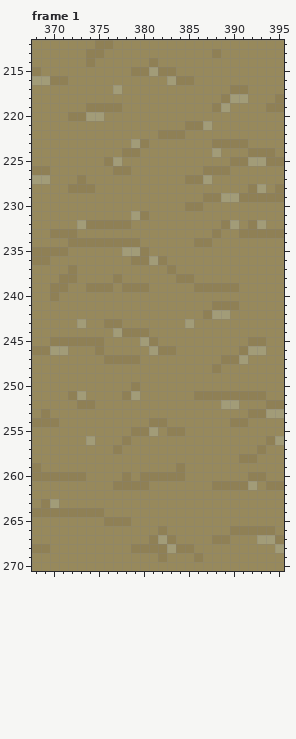
Pixel-art file -- Arte/solarprototype3.ase. The first picture shows the starting point.
640x360 pixels, 6 frames. Colours within 5 levels of each other are drawn and written as one. Shown: frame 1: x 368..395, y 212..270. The commit also changed other frames or places, which this record leaves out.
And afterwards:
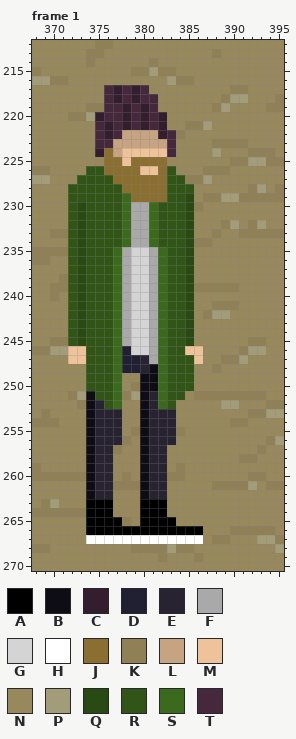
Palette (. is transparent): A #000000  B #0e0d15  C #321e2c  D #211f32  E #272331  F #a9a9a9  G #d4d4d4  H #ffffff  J #8a6f30  K #8f8055  L #c6a381  M #eec39a  N #97895c  P #a29c78  Q #2a4a13  R #305516  S #3c6a1c  T #45283c
The exact change:
Frame 1, layer "hobo":
y 217: x 376..380 NPNNN -> TCTCT
y 218: x 376..381 NNNNNN -> TCTCTT
y 219: x 376..381 KKNNNN -> TTCTCT
y 220: x 375..382 PNNNNNNN -> CTTCTCTC
y 221: x 375..382 NNNNNNNN -> TCTCTCTC
y 222: x 375..383 NNNNNNNKK -> TCTLLLLCT
y 223: x 375..383 NNNNPKNNN -> TTLLLLLLT
y 224: x 375..383 NNNKKNNNN -> CJLMMMMMT
y 225: x 376..382 KPNNNNN -> JJMJJJJ
y 226: x 374..383 NNNKKNNNNN -> RRJJJJMMJR
y 227: x 373..384 KNNNNNNNNNNN -> RRRRJJJJJJRR
y 228: x 372..385 KKKNNNNNNNNNNN -> RRRRRRJJJJJRRR
y 229: x 372..385 NNNNNNNNNNNNNN -> RRRRRRSJJJJRRQ
y 230: x 372..385 NNNNNNNNNNNNNK -> RQRRRRSFFSRRRQ
y 231: x 372..385 NNNNNNNPKNNNNN -> RQRRRRSFFSRRRQ
y 232: x 372..385 NPKKKKKNNNNNNN -> RQRRRRSFFSRRRQ
y 233: x 372..385 KNNNNNNNNNNNNN -> RQRRRRSFFSRRRQ
y 234: x 372..385 KKKKKKKKNNNNNN -> RQRRRRSFFSRRRQ
y 235: x 372..385 NNNNNNPPKNNNNN -> RQRRRSFGGFSRRQ
y 236: x 372..385 NNNNNNNKKPKNNN -> RQRRRSFGGFSRRQ
y 237: x 372..385 KNNNNNNNNNNKNN -> RQRRRSFGGFSRRQ
y 238: x 372..385 KNNNNKNNNNNNKK -> RQRRRSFGGFSRRQ
y 239: x 372..385 NNKKKNKKKNNNNN -> RQRRRSFGGFSRRQ
y 240..242: x 372..385 NNNNNNNNNNNNNN -> RQRRRSFGGFSRRQ
y 243: x 372..385 NPNNKKNNNNNNNP -> RQRRRSFGGFSRRQ
y 244: x 372..385 NNNNNPKKKNNNNN -> RQRRRSFGGFSRRQ
y 245: x 372..385 KKKKNNNNPKNNNN -> RQRRRSFGGFSRRQ
y 246: x 372..386 NNNKNNNNNPKKNNN -> MMRRRSDGGFSRRMM
y 247: x 372..386 NNNNKKKKNNNNNNN -> MMRRRSDDEFSRRRM
y 248: x 374..385 NNNNNNNNNNNN -> RRRSDDEBSRRR
y 249..250: x 374..377 NNNN -> RRRS; x 380..385 NNNNNN -> BBSRRR
y 251: x 374..377 NNNN -> BRRS; x 380..384 NNNNN -> BESRR
y 252: x 374..377 KNNN -> BERS; x 380..383 NNNN -> BESR
y 253: x 374..377 NNNN -> BEEE; x 380..383 NNNN -> BEEE
y 254: x 374..377 NNNN -> BEEE; x 380..383 NKKN -> BEEE
y 255: x 374..377 NNNN -> BEEE; x 380..383 KPNK -> BEEE
y 256: x 374..377 PNNN -> BEEE; x 380..383 NNNN -> BEEE
y 257..259: x 374..376 NNN -> BEE; x 380..382 NNN -> BEE
y 260: x 374..376 NNN -> BEE; x 380..382 KKK -> BEE
y 261: x 374..376 NNN -> BEE; x 380..382 KNN -> BEE
y 262: x 374..376 NNN -> BEE; x 380..382 NNN -> BEE
y 263: x 374..376 NNN -> AAA; x 380..382 NNN -> AAA
y 264: x 374..376 KKN -> AAA; x 380..382 NNN -> AAA
y 265: x 374..377 NNKK -> AAAA; x 380..383 NNNN -> AAAA
y 266: x 374..386 NNNNNNNNKNNNN -> AAAAAAAAAAAAA
y 267: x 374..386 NNNNNNNKPKNNN -> HHHHHHHHHHHHH
